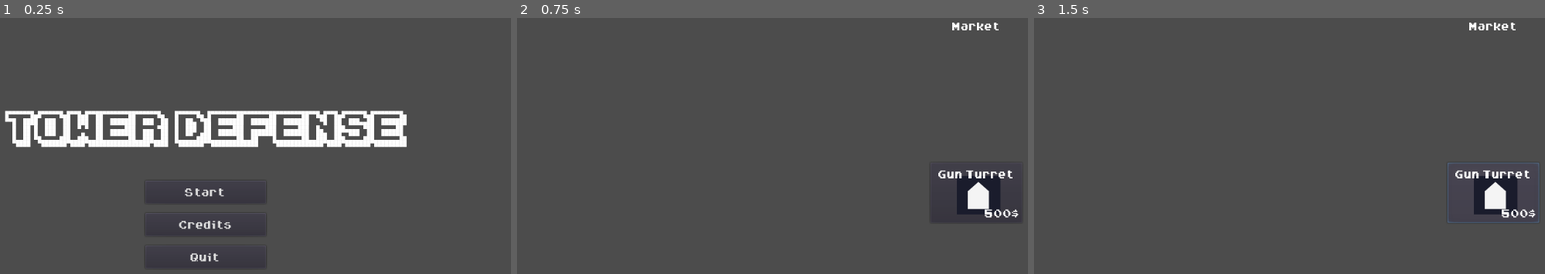
Above: before the commit, frames 1-3 (left to right).
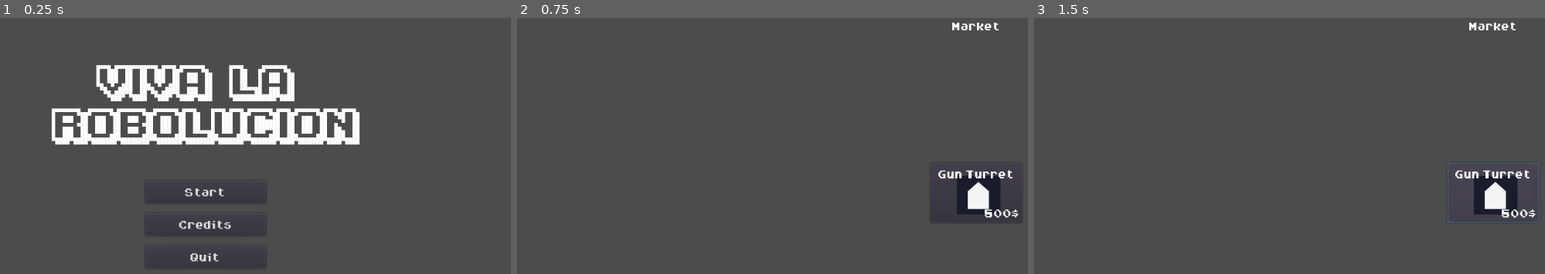
Above: after the commit, the same moments.

Repository: Godot-Wild-Jam-22-Team/TowerDefense
Game: Godot game, scene res://GUI/StartScreen.tscn
Two runs of this game, one before a commit and one after it. Both use one fixed random seed, a clock stepped at 60 frames per second and the inputs below.
Inputs:
- Up to frame 1 (0.25 s): no input
- Up to frame 2 (0.75 s): click "Start" at 0.5 s
- Up to frame 3 (1.5 s): click "Gun Turret" at 1.25 s

The runs differ from the first frame. In frame 1, 9.6% of the frame differs, in the area x 0-80%, y 18-51%; in frame 2, nothing differs; in frame 3, nothing differs.

Commit message:
Disable drag and drop + title
Added title and disable drag and drop for objects

Diff:
--- a/GWJ22/Defenses/DraggableObject.gd
+++ b/GWJ22/Defenses/DraggableObject.gd
@@ -3,7 +3,7 @@
 
 signal dropped(object, price)
 
-export (bool) var REPOSITIONABLE := true
+export (bool) var repositionable := true #turn of after marketplace event is ended
 
 var start_position := Vector2.ZERO #used in case of cancel purchase animation
 var previous_position := Vector2.ZERO
@@ -25,10 +25,12 @@
 	global_position = start_position
 
 func _input_event(_viewport: Object, event: InputEvent, _shape_idx: int) -> void:
-	if event.is_action_pressed("main_click"):
-		self._grabbed = true
-	elif event.is_action_pressed("secondary_click"):
-		rotation_degrees += 90
+	if repositionable:
+		if event.is_action_pressed("main_click"):
+			self._grabbed = true
+		elif event.is_action_pressed("secondary_click"):
+			rotation_degrees += 90
+
 
 func _process(_delta: float) -> void:
 	if _grabbed:
@@ -47,8 +49,9 @@
 		raise()
 	else:
 		$DropSound.play()
-		emit_signal("dropped", self, price)
-		price = 0.0 #after first placement, do not pay
+		var payment = price if previous_position == start_position else 0.0
+		print("Pay %s" % payment)
+		emit_signal("dropped", self, payment)
 
 func adjust_position(end_position: Vector2) -> void:
 	var duration = 2.0
--- a/GWJ22/GUI/StartScreen.tscn
+++ b/GWJ22/GUI/StartScreen.tscn
@@ -14,17 +14,18 @@
 }
 
 [node name="Title" type="Label" parent="."]
-anchor_left = 0.078
-anchor_top = 0.267
-anchor_right = 0.906
-anchor_bottom = 0.427
-margin_left = 64.128
-margin_top = 15.8
-margin_right = -52.744
-margin_bottom = -11.2
+anchor_left = 0.5
+anchor_top = 0.5
+anchor_right = 0.5
+anchor_bottom = 0.5
+margin_left = -416.0
+margin_top = -200.0
+margin_right = 410.0
+margin_bottom = -59.0
 theme = ExtResource( 2 )
 custom_fonts/font = ExtResource( 1 )
-text = "Tower Defense"
+text = "Viva  la
+Robolucion"
 align = 1
 valign = 1
 __meta__ = {
